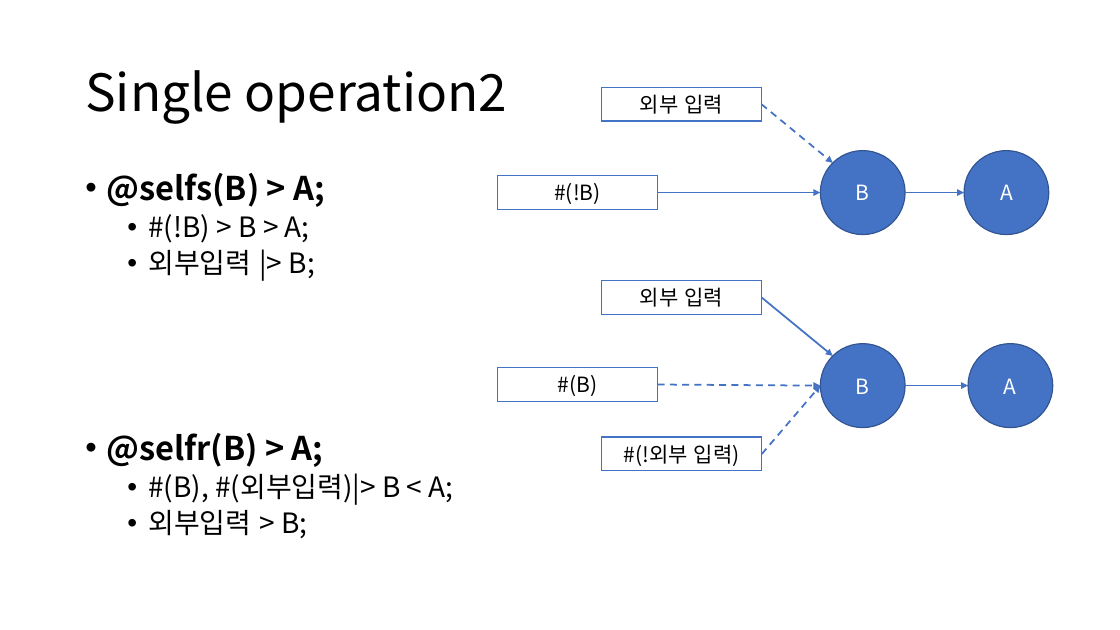
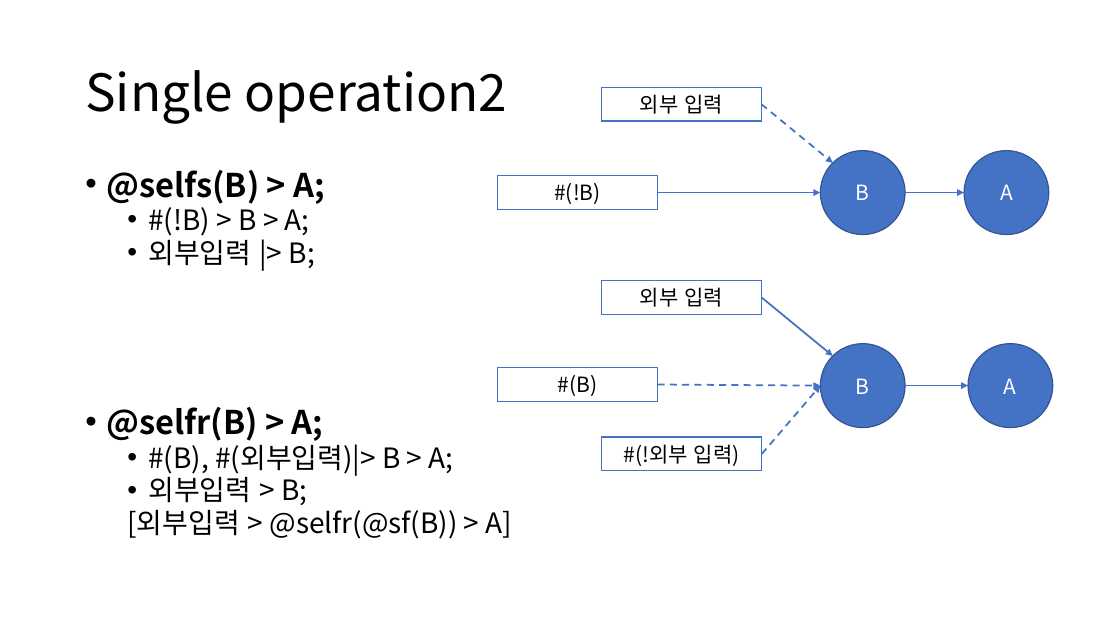
Before and after one commit to DualsoftDev/ds, a slide deck: slide 5 of Doc/PowerPoint/macro.pptx. Drawn at 1120x630 pixels with LibreOffice and Linux fonts; fonts in the diff are those of the drawing. Boxes give left, top, right and bottom in pixels: in the first picture for what was removed or moved away, otherwise in the second. Text is boxed around its words. In the diff, an @@ line names an element or a change of style, - is before the commit and + after.

```diff
--- a/Doc/PowerPoint/macro.pptx
+++ b/Doc/PowerPoint/macro.pptx
@@ text at <box>106,170,326,505</box>: line spacing 0.9 to 0.8 @@
@@ text at <box>148,440,454,476</box>: text changed @@
-  • #(B), #(외부입력)|> B < A;
+  • #(B), #(외부입력)|> B > A;
@@ text at <box>127,509,512,539</box>: paragraph added @@
+  [외부입력 > @selfr(@sf(B)) > A]
```
